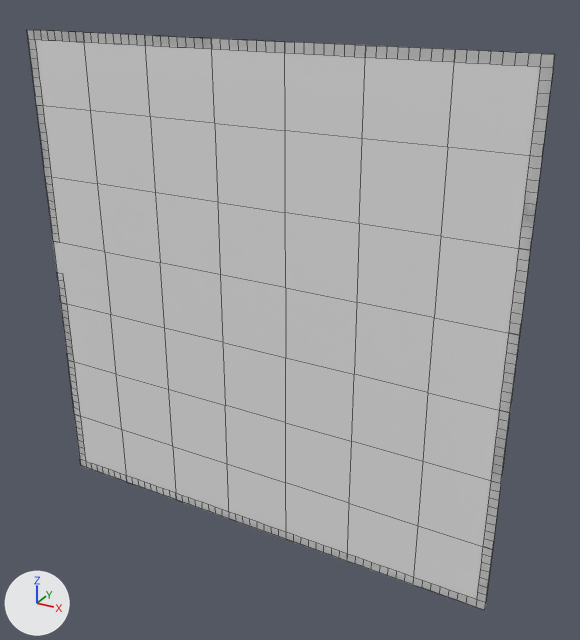
Renders of the OBJ model Laundry World v.1/Assets/Tiled2Unity/Meshes/Startmap.obj from each side of a commit.
Both versions are drawn from a 50 mm lens placed at (4.3, -21.6, 2.0), pointed at (-7.8, 0.6, -9.1). Lighting does not change. The marker at lower left points along +X, +Y and +Z. Mesh edges are drawn as thin lines. Where no turn or scale is listed for an object, it has been applied to the vertices.

The first picture shows 'Startmap'.
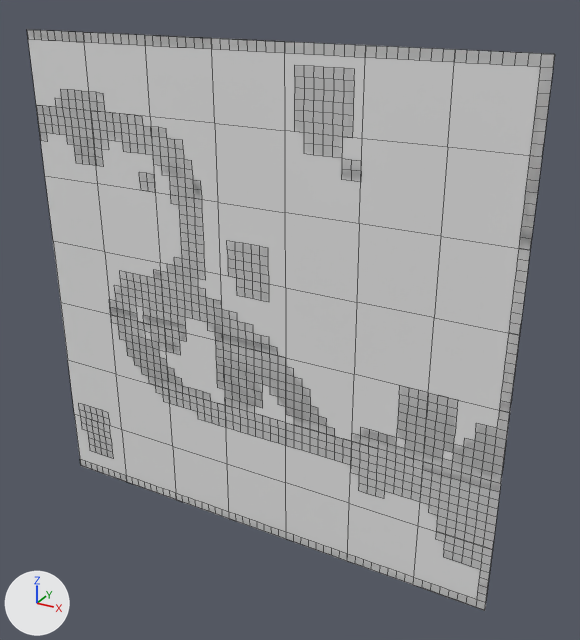
Changed parts and their boxes [x1, y1, x2, y2] in the pictures (580 x 640 px):
part 1 of me_startmap, added
    after: [294, 65, 362, 182]
part 2 of me_startmap, added
    after: [227, 241, 269, 302]
part 3 of me_startmap, built on
    before: [28, 39, 86, 461]
    after: [43, 89, 497, 570]

Diff of the bpy script that builds the scene:
```diff
--- a/Laundry World v.1/Assets/Tiled2Unity/Meshes/Startmap.obj.py
+++ b/Laundry World v.1/Assets/Tiled2Unity/Meshes/Startmap.obj.py
@@ me_startmap @@
 # used by ob_startmap; location = (0.0, 0.0, 0.0)
-me_startmap.from_pydata(...)  # 470 vertices, 265 faces; spans x -17.9..0.0, y 0.0, z -17.9..0.0
+me_startmap.from_pydata(...)  # 1301 vertices, 962 faces; spans x -17.9..0.0, y 0.0, z -17.9..0.0
+# me_startmap part 1: a new loose piece of 67 vertices spanning x -7.4..-5.1, y 0.0, z -3.8..-0.6
+# me_startmap part 2: a new loose piece of 40 vertices spanning x -9.9..-8.3, y 0.0, z -8.3..-6.4
+# me_startmap part 3: 1 vertex moved from x -17.6, y 0.0, z -2.2 to x -17.3, y 0.0, z -2.6; 79 vertices removed from x -17.9..-17.6, y 0.0, z -17.3..-0.6; 803 vertices added at x -17.3..-0.6, y 0.0, z -17.0..-1.9
```
